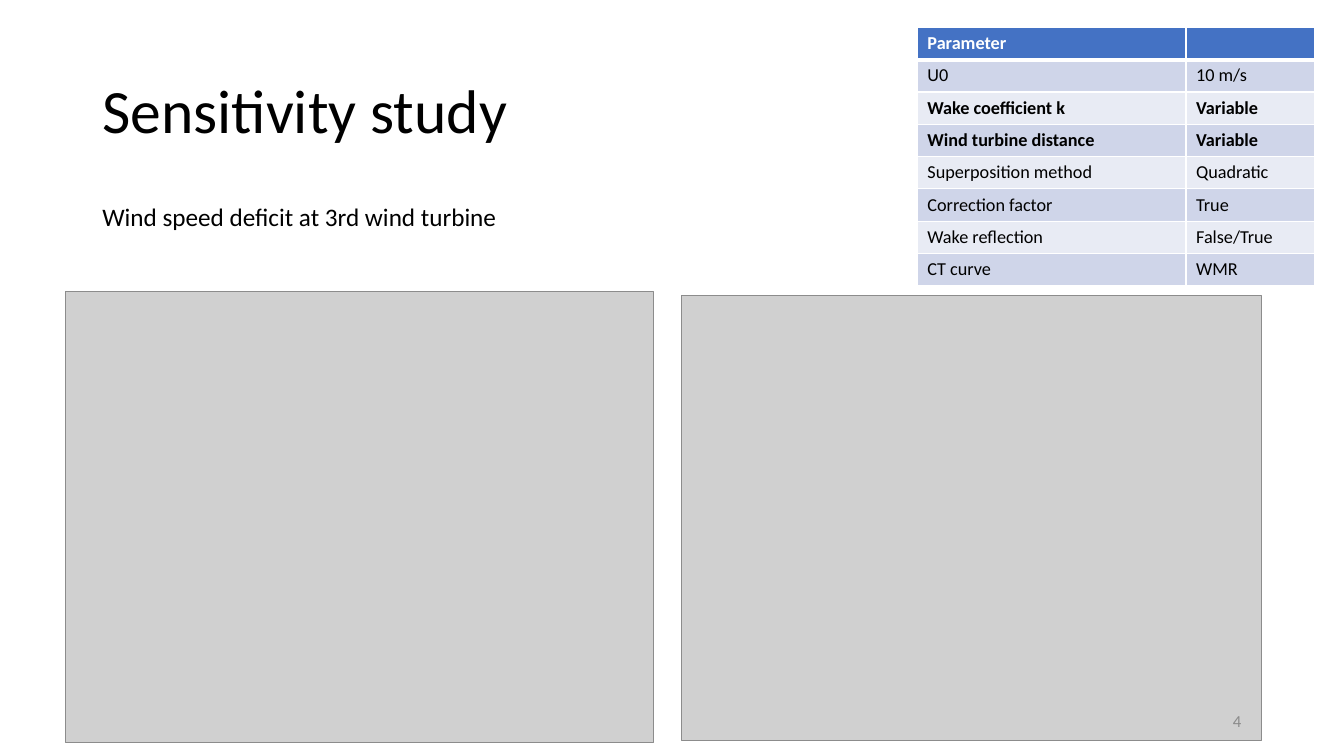
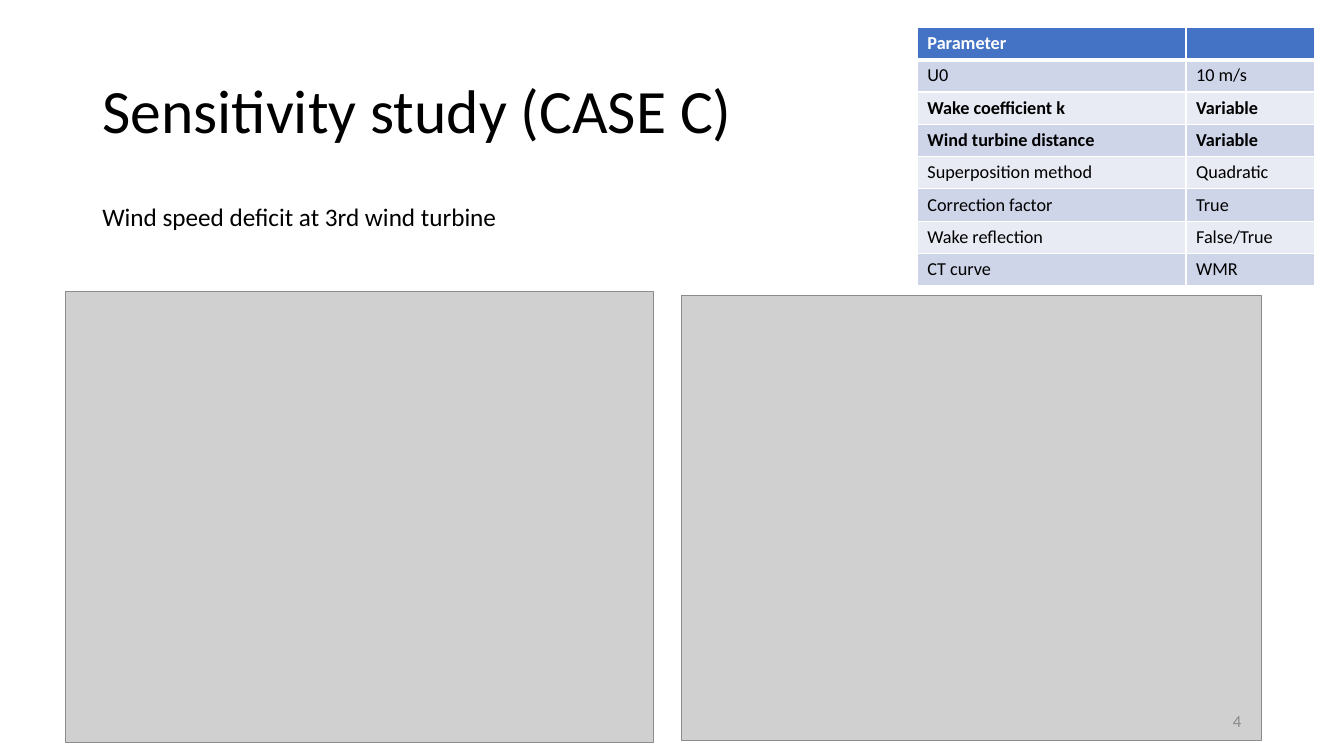
Before and after one commit to obossuyt/Thesis_Ottelien, a slide deck: slide 4 of Meetings & Official Documents/20180227_Meeting08.pptx. Drawn at 1344x756 pixels with LibreOffice and Linux fonts; fonts in the diff are those of the drawing; grey boxes stand for pictures. Boxes give left, top, right and bottom in pixels: in the first picture for what was removed or moved away, otherwise in the second. Text is boxed around its words. In the diff, an @@ line names an element or a change of style, - is before the commit and + after.

```diff
--- a/Meetings & Official Documents/20180227_Meeting08.pptx
+++ b/Meetings & Official Documents/20180227_Meeting08.pptx
@@ title at bbox=[102, 88, 731, 143]: text changed @@
-Sensitivity study
+Sensitivity study (CASE C)
```
Also in this commit, not shown: 5 other slides changed, 2 other files.
